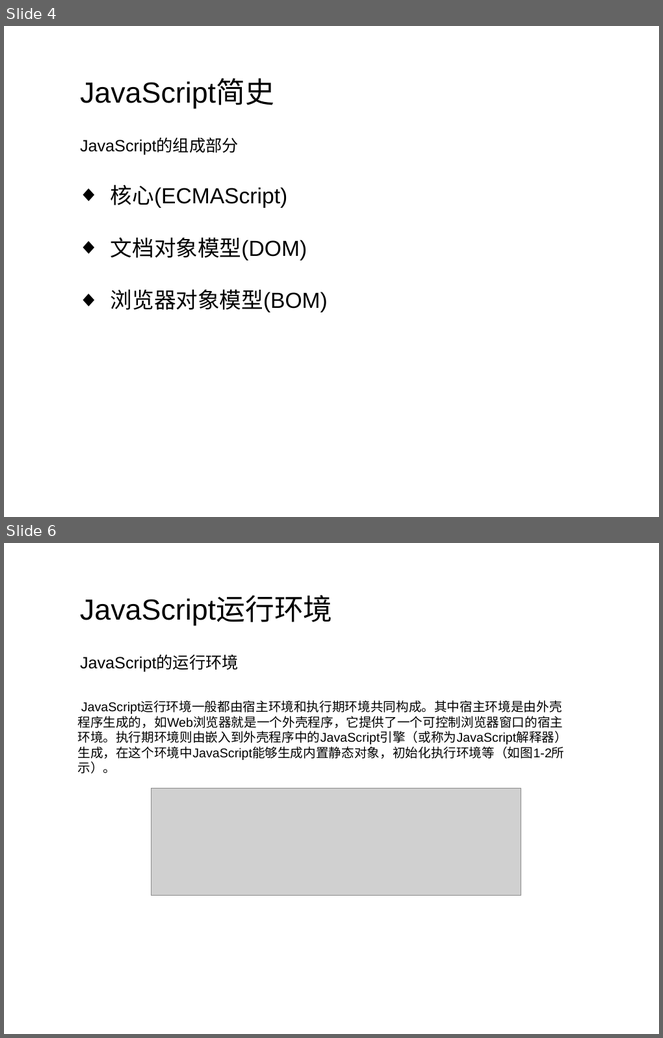
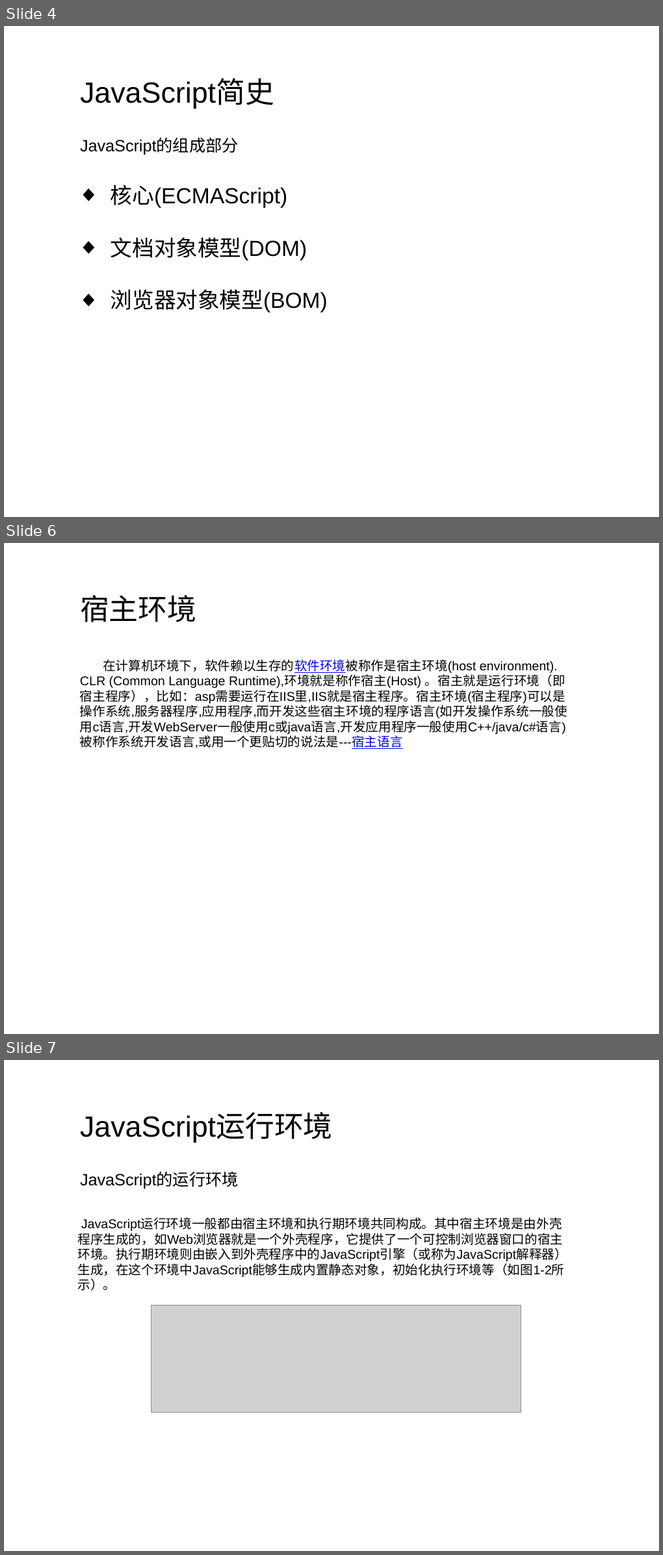
Before and after one commit to sysumiac/homework2014, a slide deck: Lecture4-JavaScript进阶之运行机制解析/ppt4002.pptx. Shown one above the other, each under a label of ours: slides 4 and 6 before the commit, slides 4, 6 and 7 after it; the slides between them are not shown. The pictures are 663x1038 and 663x1555 pixels, drawn with LibreOffice and Linux fonts; fonts in the diff are those of the drawing; grey boxes stand for pictures; background and template pictures are left out. Boxes give left, top, right and bottom in pixels: in the first picture for what was removed or moved away, otherwise in the second. Text is boxed around its words. In the diff, an @@ line names an element or a change of style, - is before the commit and + after.

```diff
--- a/Lecture4-JavaScript进阶之运行机制解析/ppt4002.pptx
+++ b/Lecture4-JavaScript进阶之运行机制解析/ppt4002.pptx
@@ slide 6 added at [4,543,659,1034], background picture (left out) @@
@@ text added at [80,595,196,622], 32 pt, text #000000 @@
+宿主环境
@@ text added at [80,659,568,749], 14 pt, text #000000 @@
+在计算机环境下，软件赖以生存的软件环境被称作是宿主环境(host environment). CLR (Common Language Runtime),环境就是称作宿主(Host) 。宿主就是运行环境（即宿主程序），比如：asp需要运行在IIS里,IIS就是宿主程序。宿主环境(宿主程序)可以是操作系统,服务器程序,应用程序,而开发这些宿主环境的程序语言(如开发操作系统一般使用c语言,开发WebServer一般使用c或java语言,开发应用程序一般使用C++/java/c#语言)被称作系统开发语言,或用一个更贴切的说法是---宿主语言
@@ what was slide 6 is now slide 7 @@
```
Also in this commit, not shown: 3 slides changed, 4 other slides added, 1 other file.
